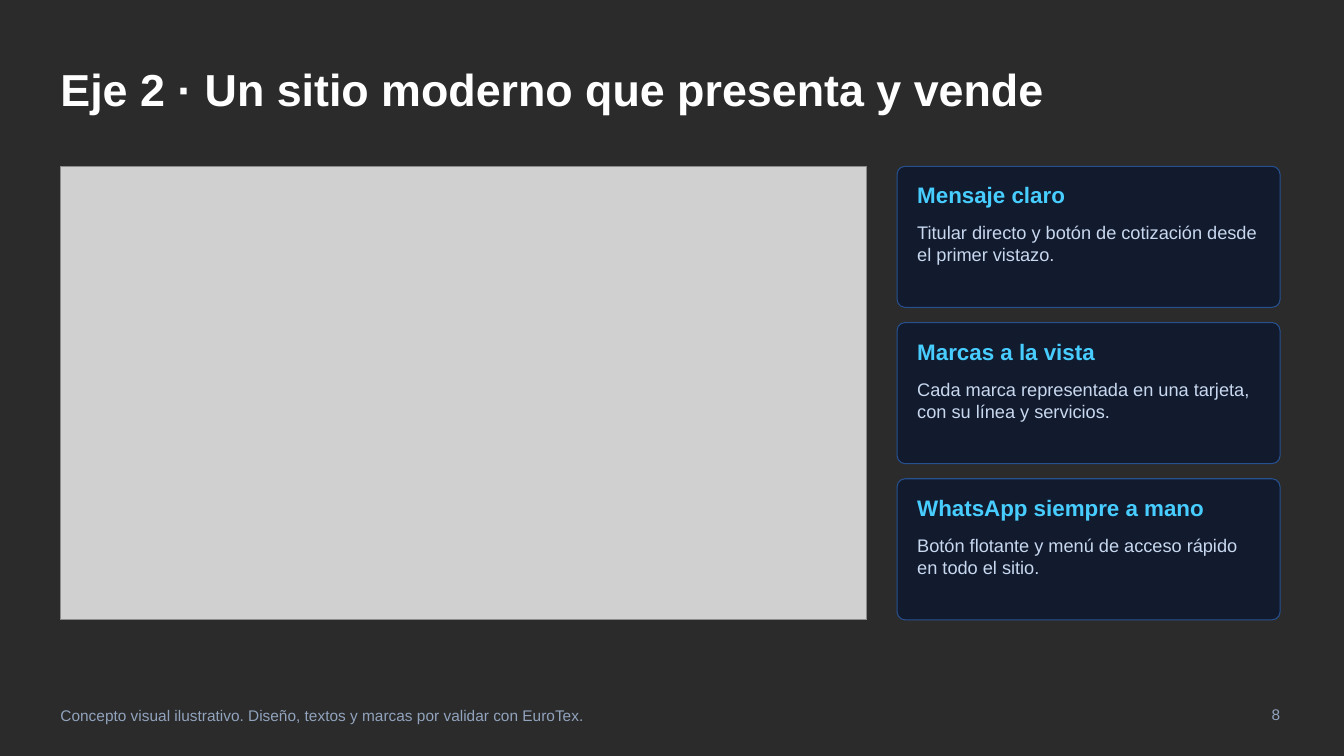
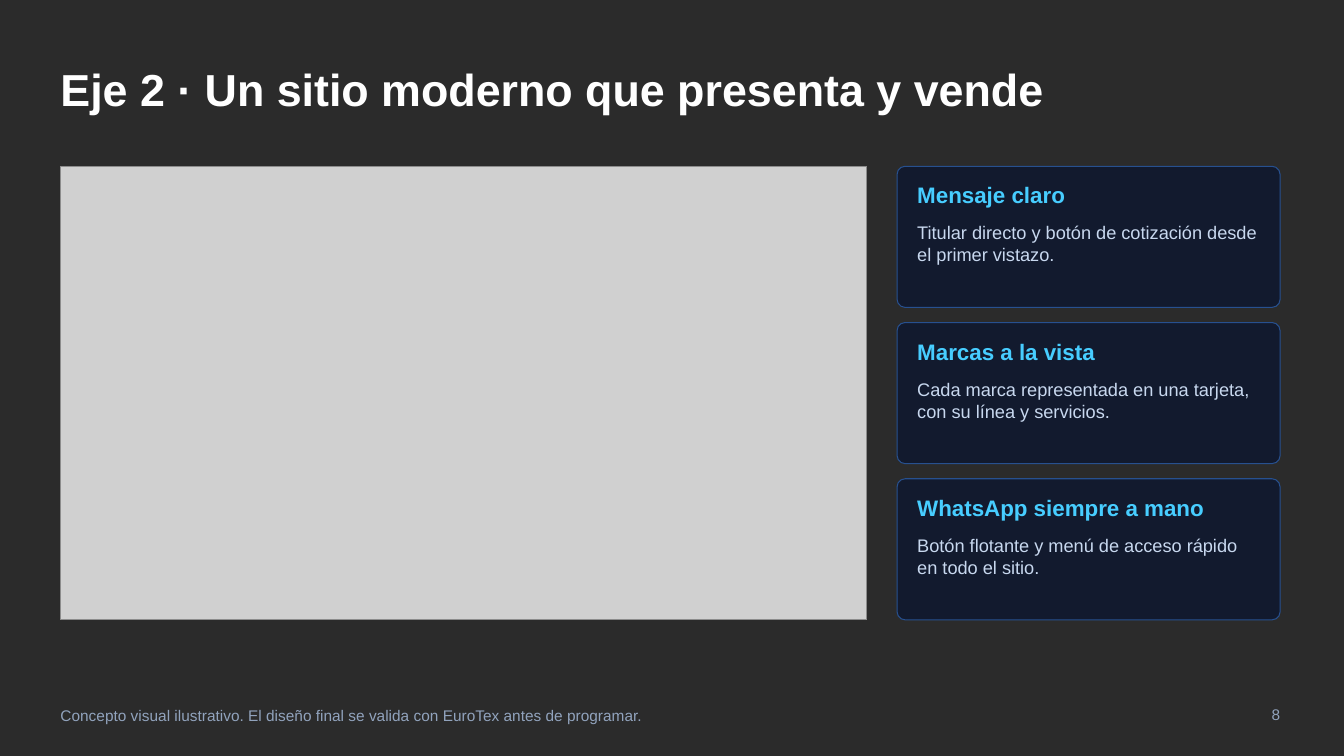
Before and after one commit to GerardoValpuesta/PortafolioWeb, a slide deck: slide 8 of presentaciones/eurotex/SYMTHREE_EuroTex_Propuesta_v2.pptx. Drawn at 1344x756 pixels with LibreOffice and Linux fonts; fonts in the diff are those of the drawing; grey boxes stand for pictures; background and template pictures are left out; a plain dark background stands for a picture behind light text. Boxes give left, top, right and bottom in pixels: in the first picture for what was removed or moved away, otherwise in the second. Text is boxed around its words. In the diff, an @@ line names an element or a change of style, - is before the commit and + after.

```diff
--- a/presentaciones/eurotex/SYMTHREE_EuroTex_Propuesta_v2.pptx
+++ b/presentaciones/eurotex/SYMTHREE_EuroTex_Propuesta_v2.pptx
@@ text at bbox=[60, 710, 642, 724]: text changed @@
-Concepto visual ilustrativo. Diseño, textos y marcas por validar con EuroTex.
+Concepto visual ilustrativo. El diseño final se valida con EuroTex antes de programar.
```
Also in this commit, not shown: 6 other slides changed, 1 slide added, 1 other file.
